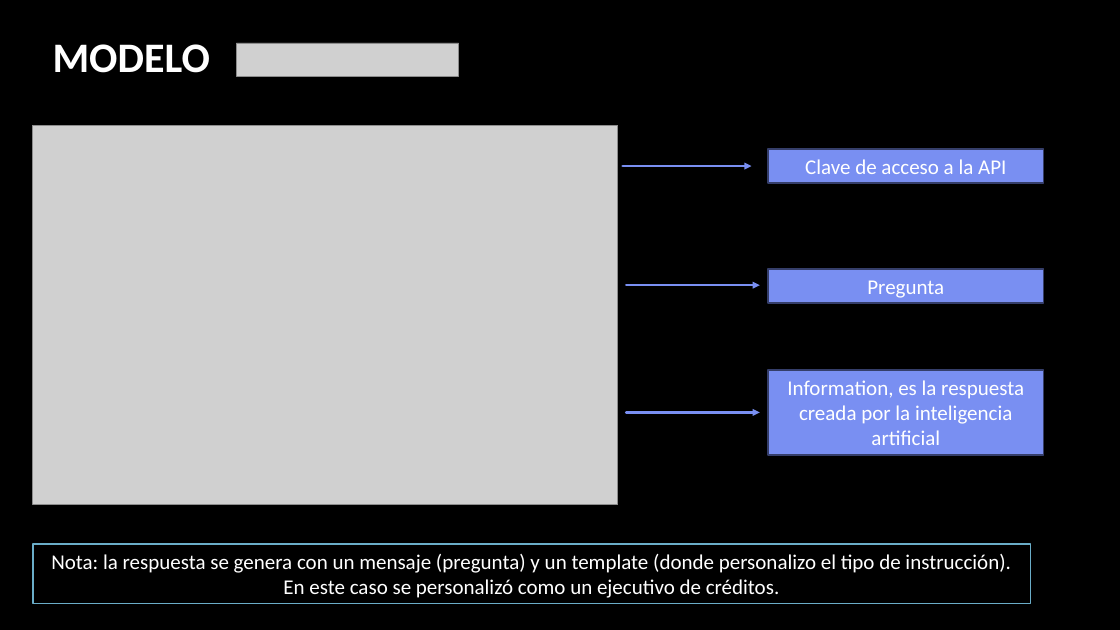
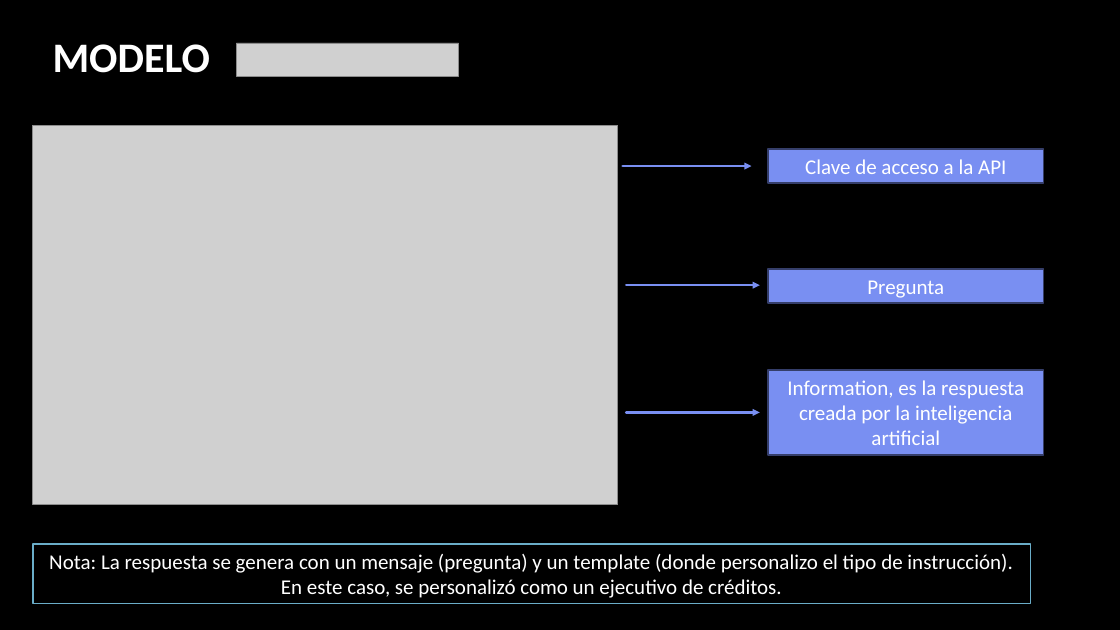
Before and after one commit to jsandovh/Mlops_UAI_2024, a slide deck: slide 4 of TAREA FINAL - MLOps Engineering 2024.pptx. Drawn at 1120x630 pixels with LibreOffice and Linux fonts; fonts in the diff are those of the drawing; grey boxes stand for pictures; background and template pictures are left out. Boxes give left, top, right and bottom in pixels: in the first picture for what was removed or moved away, otherwise in the second. Text is boxed around its words. In the diff, an @@ line names an element or a change of style, - is before the commit and + after.

```diff
--- a/TAREA FINAL - MLOps Engineering 2024.pptx
+++ b/TAREA FINAL - MLOps Engineering 2024.pptx
@@ text in rectangle at <box>49,554,1012,598</box>: text changed @@
-Nota: la respuesta se genera con un mensaje (pregunta) y un template (donde personalizo el tipo de instrucción). En este caso se personalizó como un ejecutivo de créditos.
+Nota: La respuesta se genera con un mensaje (pregunta) y un template (donde personalizo el tipo de instrucción). En este caso, se personalizó como un ejecutivo de créditos.
```
Also in this commit, not shown: 1 other slide changed, 3 slides added.
